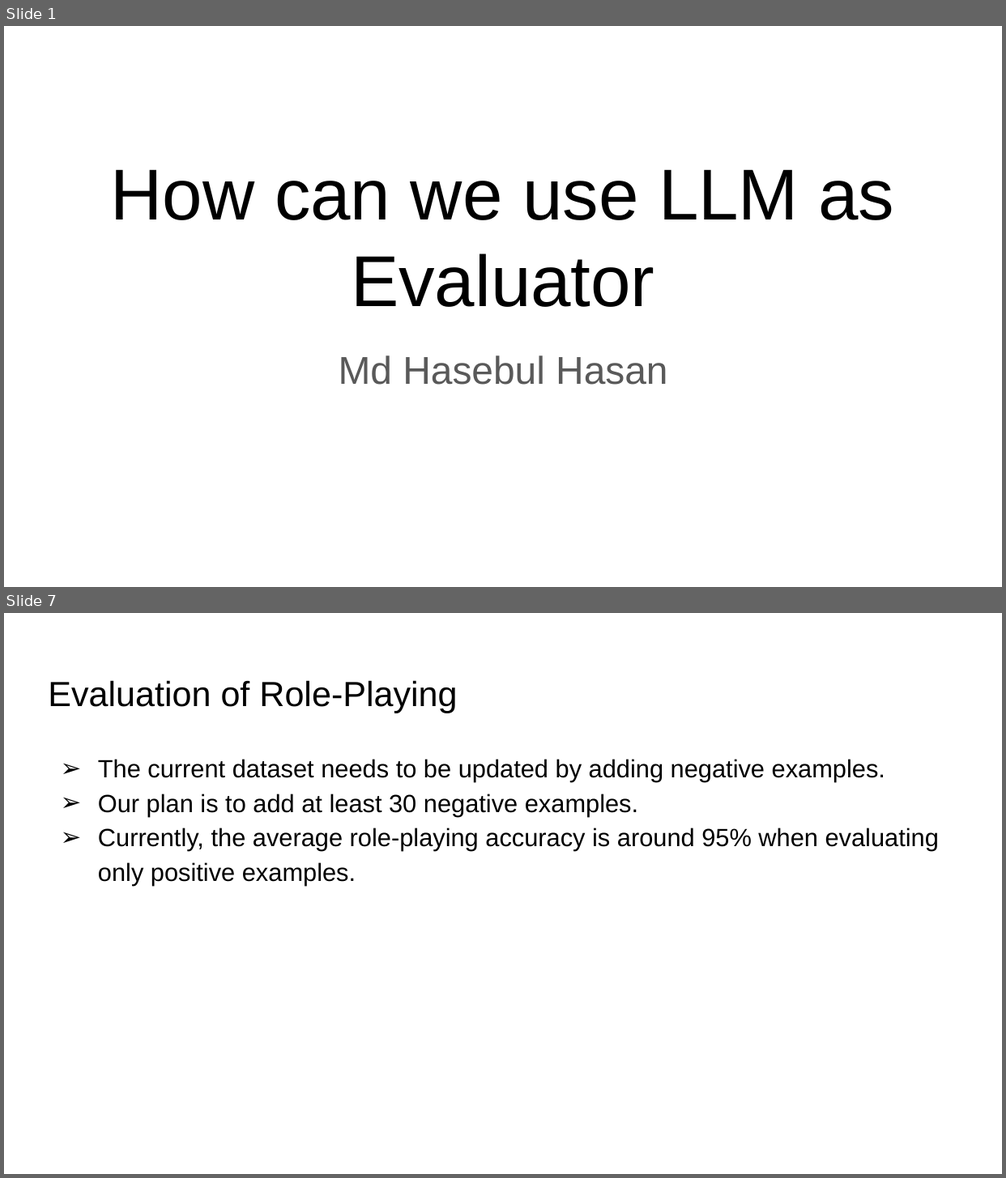
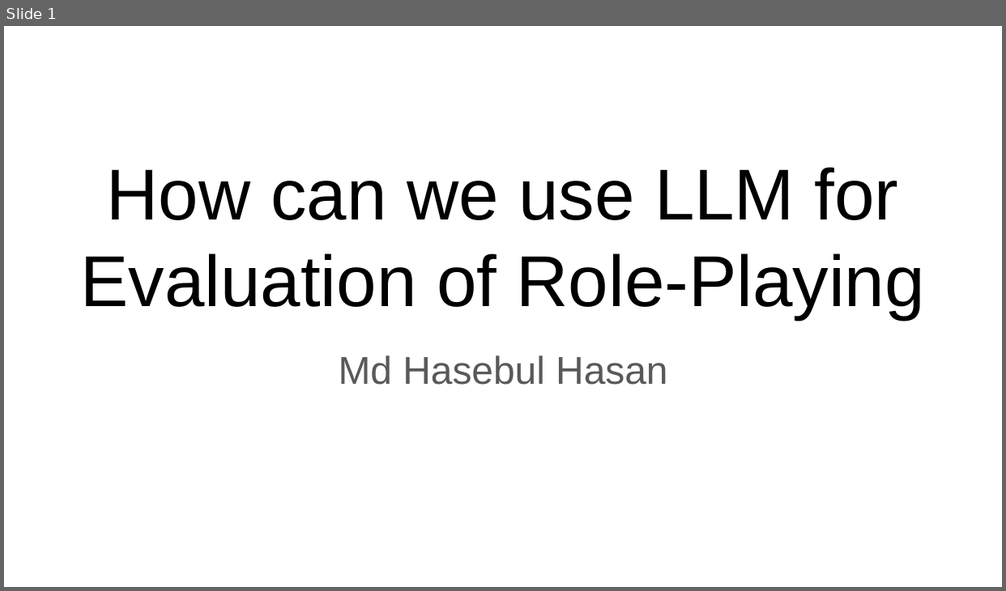
Before and after one commit to Hasebul/DeEscalWild-Benchmark-Farmework, a slide deck: Presentation/De-escalation Training Evaluation Idea.pptx. Shown one above the other, each under a label of ours: slides 1 and 7 before the commit, slide 1 after it; the slides between them are not shown. The pictures are 1006x1178 and 1006x591 pixels, drawn with LibreOffice and Linux fonts; fonts in the diff are those of the drawing. Boxes give left, top, right and bottom in pixels: in the first picture for what was removed or moved away, otherwise in the second. Text is boxed around its words. In the diff, an @@ line names an element or a change of style, - is before the commit and + after.

Commit message:
finish role playing evaluaiton code

```diff
--- a/Presentation/De-escalation Training Evaluation Idea.pptx
+++ b/Presentation/De-escalation Training Evaluation Idea.pptx
@@ slide 7 removed at (x1=4, y1=613, x2=1002, y2=1174), background #FFFFFF @@
@@ title removed at (x1=48, y1=680, x2=457, y2=713) @@
-Evaluation of Role-Playing
@@ text removed at (x1=98, y1=759, x2=939, y2=885) @@
-➢ The current dataset needs to be updated by adding negative examples.
-➢ Our plan is to add at least 30 negative examples.
-➢ Currently, the average role-playing accuracy is around 95% when evaluating only positive examples.
@@ slide 1 changed as well @@
@@ title at (x1=81, y1=167, x2=925, y2=319): text changed @@
-How can we use LLM as Evaluator
+How can we use LLM for Evaluation of Role-Playing
```
Also in this commit, not shown: 2 other slides changed, 5 slides added, 3 other slides removed, 2 other files.
